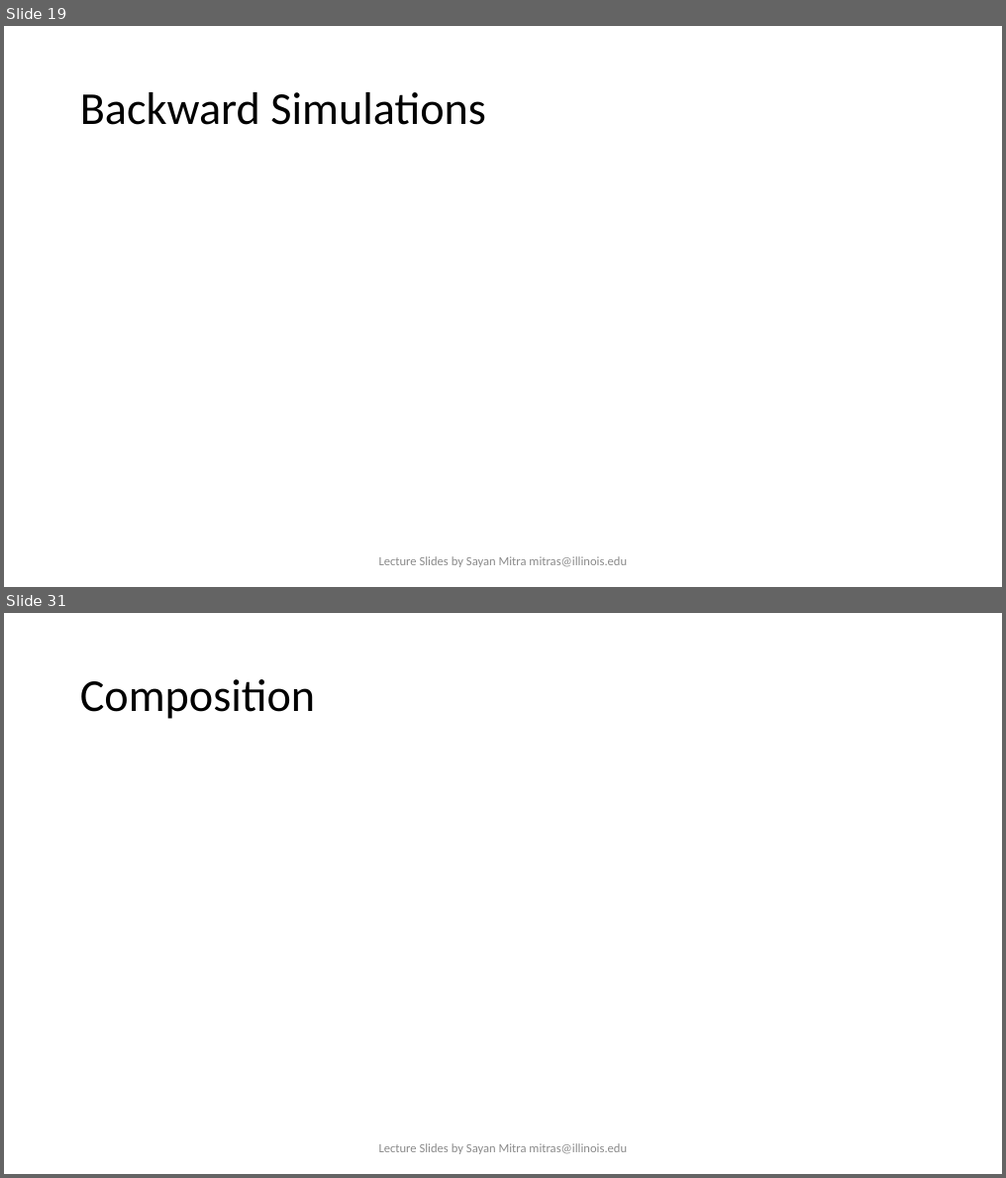
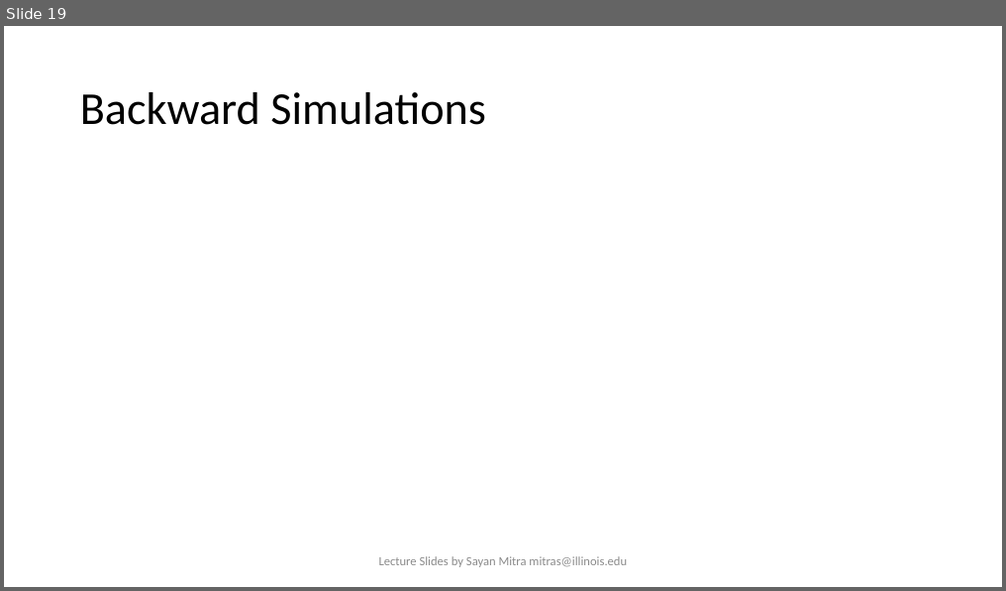
Before and after one commit to sayanmitracode/cpsbooksite, a slide deck: Slides/2025/L16_Abstractions.pptx. Shown one above the other, each under a label of ours: slides 19 and 31 before the commit, slide 19 after it; the slides between them are not shown. The pictures are 1006x1178 and 1006x591 pixels, drawn with LibreOffice and Linux fonts; fonts in the diff are those of the drawing; grey boxes stand for pictures. Boxes give left, top, right and bottom in pixels: in the first picture for what was removed or moved away, otherwise in the second. Text is boxed around its words. In the diff, an @@ line names an element or a change of style, - is before the commit and + after.

```diff
--- a/Slides/2025/L16_Abstractions.pptx
+++ b/Slides/2025/L16_Abstractions.pptx
@@ slide 31 removed at [4, 613, 1002, 1174], background #FFFFFF @@
@@ title removed at [80, 679, 315, 719] @@
-Composition
@@ text removed at [379, 1144, 627, 1155] @@
-Lecture Slides by Sayan Mitra mitras@illinois.edu
```
Also in this commit, not shown: 1 slide changed, 30 other slides removed, 6 other files.
